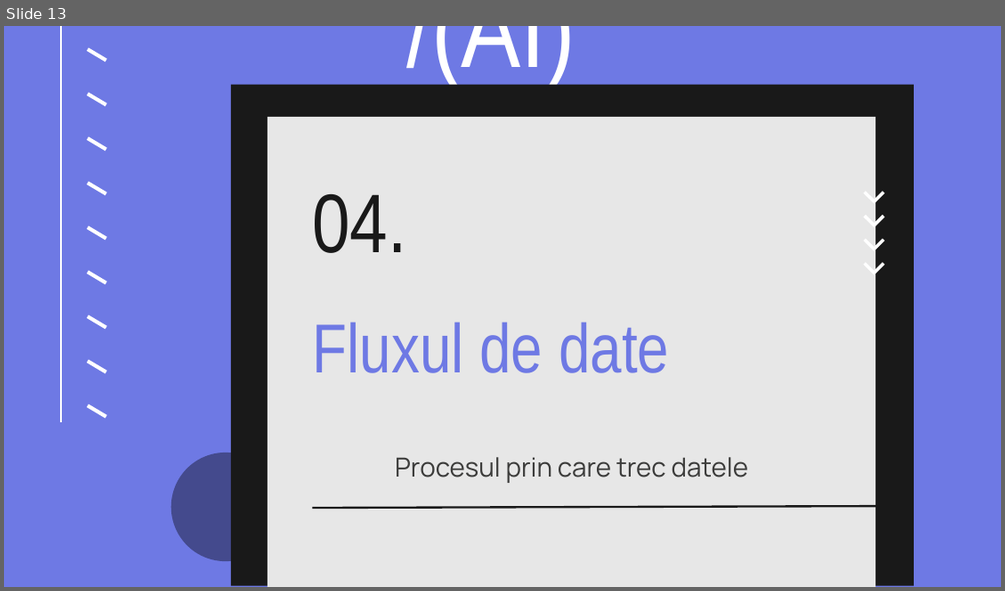
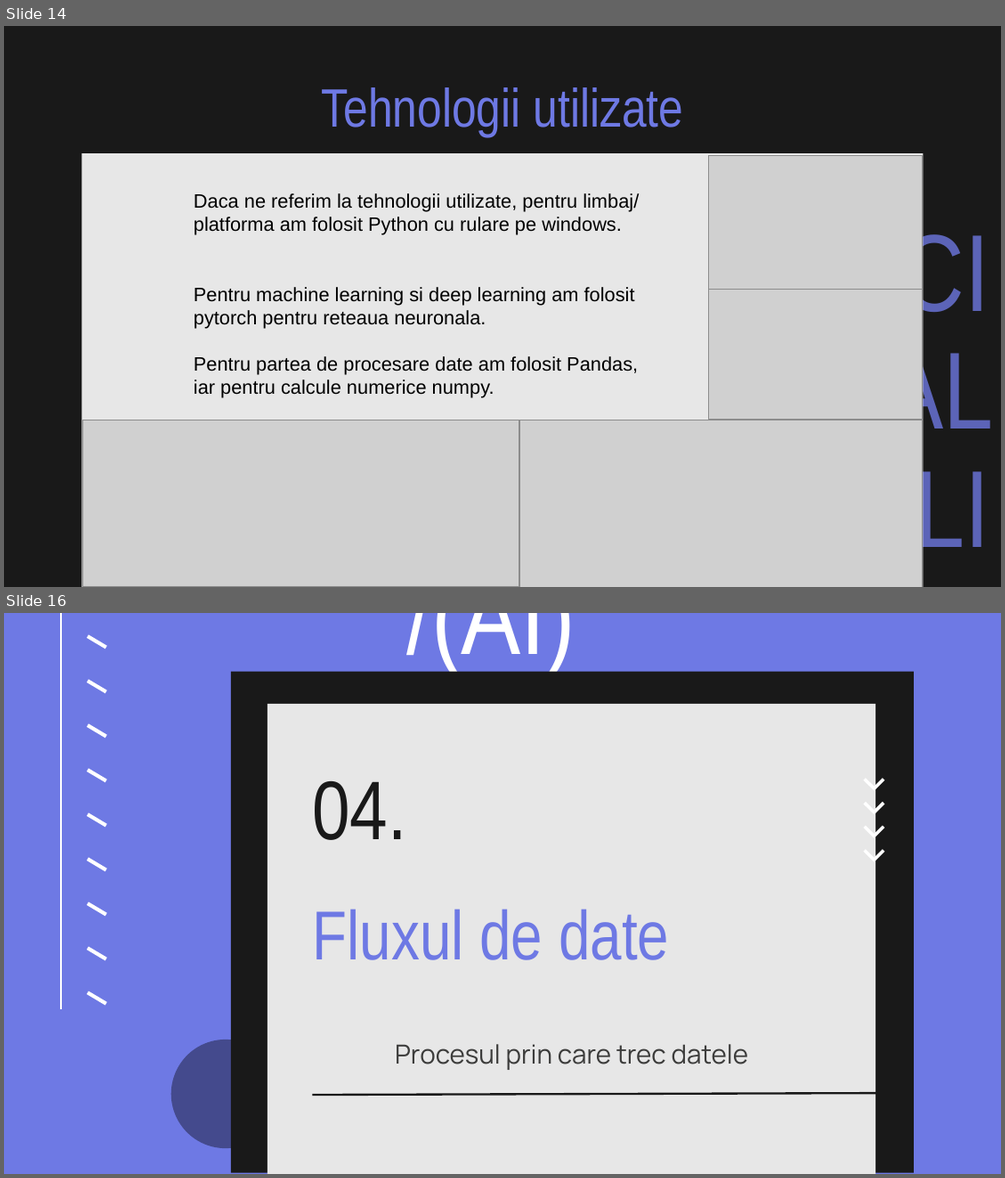
Before and after one commit to Horel7458/Proiect-Retele-Neuronale, a slide deck: docs/PROIECTLARN.pptx. Shown one above the other, each under a label of ours: slide 13 before the commit, slides 14 and 16 after it; the slides between them are not shown. The pictures are 1005x591 and 1005x1178 pixels, drawn with LibreOffice and Linux fonts; fonts in the diff are those of the drawing; grey boxes stand for pictures. Boxes give left, top, right and bottom in pixels: in the first picture for what was removed or moved away, otherwise in the second. Text is boxed around its words. In the diff, an @@ line names an element or a change of style, - is before the commit and + after.

```diff
--- a/docs/PROIECTLARN.pptx
+++ b/docs/PROIECTLARN.pptx
@@ slide 14 added at (4, 26, 1001, 587), background #191919 @@
@@ title added at (322, 87, 684, 137), 39 pt, text #6E79E4 @@
+Tehnologii utilizate
@@ rectangle added at (81, 153, 923, 587), fill #E7E7E7 @@
@@ picture added at (709, 156, 922, 289) @@
@@ text added at (194, 193, 639, 398), 14 pt, text #000000 @@
+Daca ne referim la tehnologii utilizate, pentru limbaj/ platforma am folosit Python cu rulare pe windows.
+Pentru machine learning si deep learning am folosit pytorch pentru reteaua neuronala.
+Pentru partea de procesare date am folosit Pandas, iar pentru calcule numerice numpy.
@@ text added at (591, 207, 1001, 587), 79 pt, text #5C64B8 @@
+ARTIFICIAL INTELLIGENCE (AI)
@@ picture added at (709, 289, 923, 419) @@
@@ picture added at (82, 419, 519, 586) @@
@@ picture added at (519, 419, 922, 587) @@
@@ what was slide 13 is now slide 16 @@
```
Also in this commit, not shown: 2 slides changed, 4 other slides added, 1 slide removed, 1 other file.
